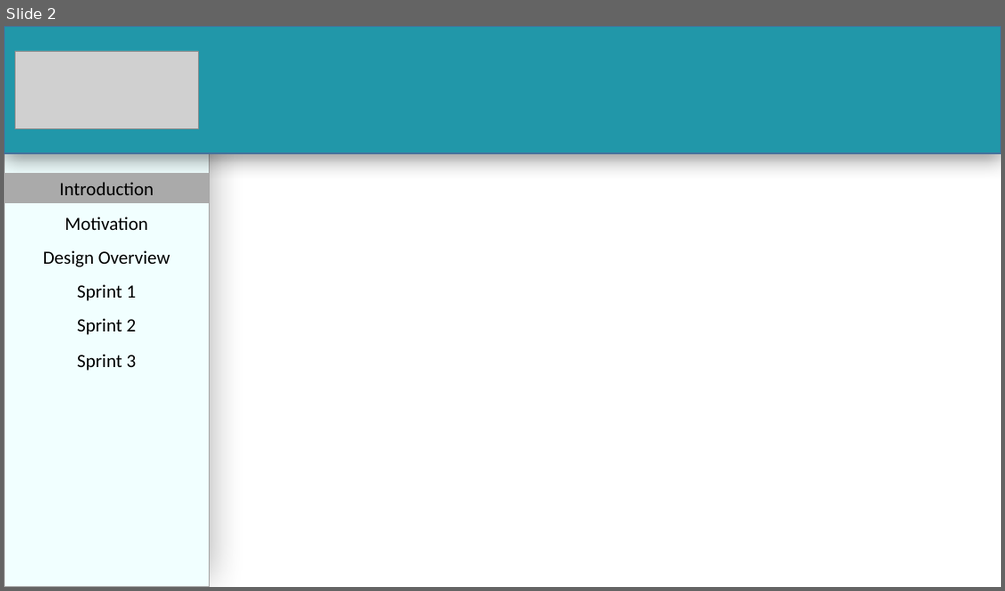
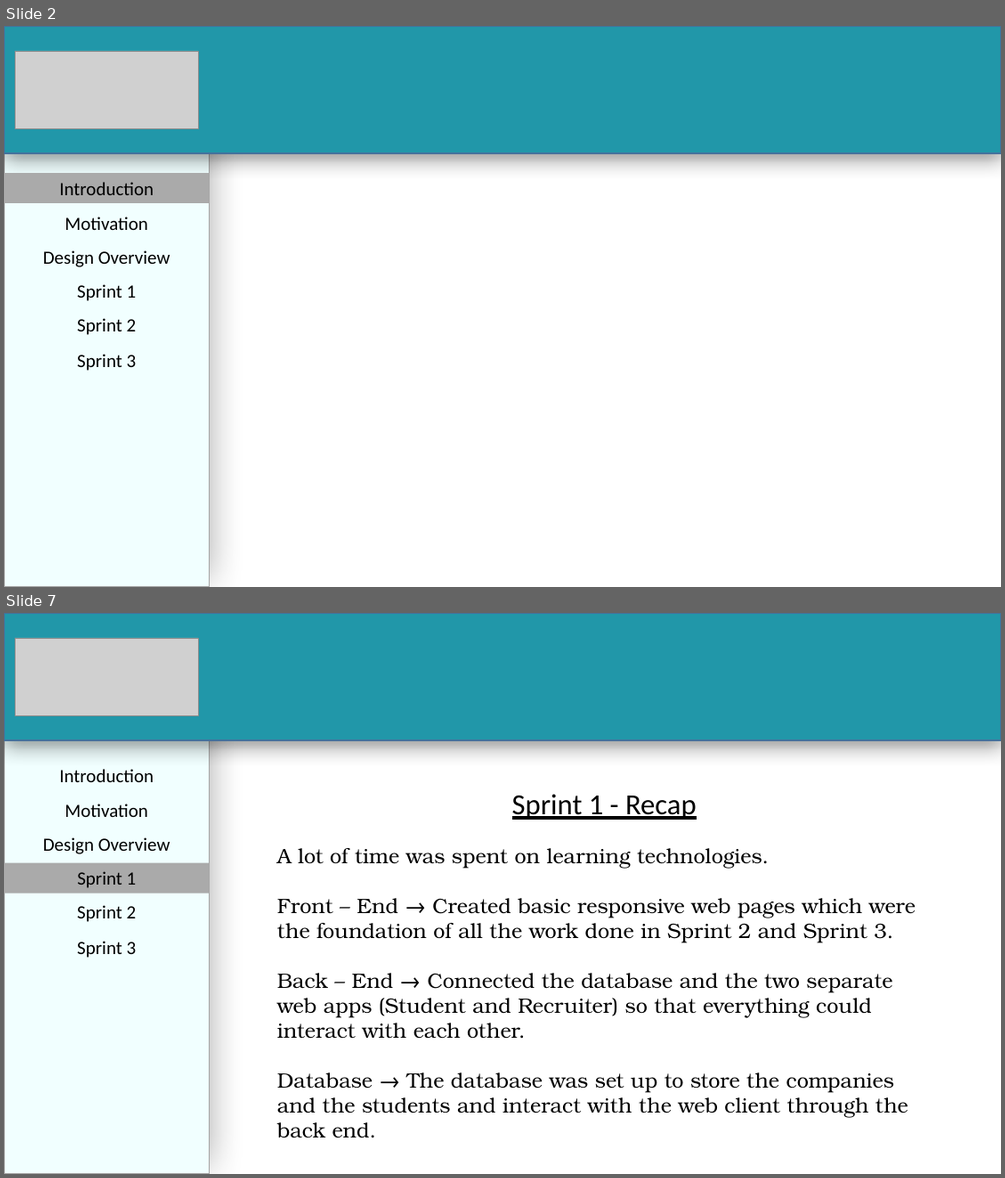
Before and after one commit to PalinaRawat/MyPQue, a slide deck: Documents/Team 7 - Sprint 3 Presentation.pptx. Shown one above the other, each under a label of ours: slide 2 before the commit, slides 2 and 7 after it; the slides between them are not shown. The pictures are 1005x591 and 1005x1178 pixels, drawn with LibreOffice and Linux fonts; fonts in the diff are those of the drawing; grey boxes stand for pictures. Boxes give left, top, right and bottom in pixels: in the first picture for what was removed or moved away, otherwise in the second. Text is boxed around its words. In the diff, an @@ line names an element or a change of style, - is before the commit and + after.

Commit message:
Presentation for Sprint 3 demo

```diff
--- a/Documents/Team 7 - Sprint 3 Presentation.pptx
+++ b/Documents/Team 7 - Sprint 3 Presentation.pptx
@@ slide 7 added at [4,613,1001,1174], background #FFFFFF @@
@@ rectangle added at [4,613,210,1174], fill #F1FFFF, outline #A5A5A5 1 pt @@
@@ rectangle added at [4,613,1001,740], fill #2197A9, outline #43739E 1 pt @@
@@ picture added at [16,638,198,715] @@
@@ text added at [59,769,154,782], 18 pt, text #000000 @@
+Introduction
@@ text added at [277,794,915,1138], 20 pt, text #000000 @@
+Sprint 1 - Recap
+A lot of time was spent on learning technologies.
+Front – End → Created basic responsive web pages which were the foundation of all the work done in Sprint 2 and Sprint 3.
+Back – End → Connected the database and the two separate web apps (Student and Recruiter) so that everything could interact with each other.
+Database → The database was set up to store the companies and the students and interact with the web client through the back end.
@@ text added at [65,803,148,817], 18 pt, text #000000 @@
+Motivation
@@ text added at [43,837,170,854], 18 pt, text #000000 @@
+Design Overview
@@ rectangle added at [4,863,210,892], fill #AAAAAA, 18 pt, text #000000 @@
+Sprint 1
@@ text added at [77,905,137,922], 18 pt, text #000000 @@
+Sprint 2
@@ text added at [77,941,137,957], 18 pt, text #000000 @@
+Sprint 3
```
Also in this commit, not shown: 3 slides changed, 3 other slides added.
